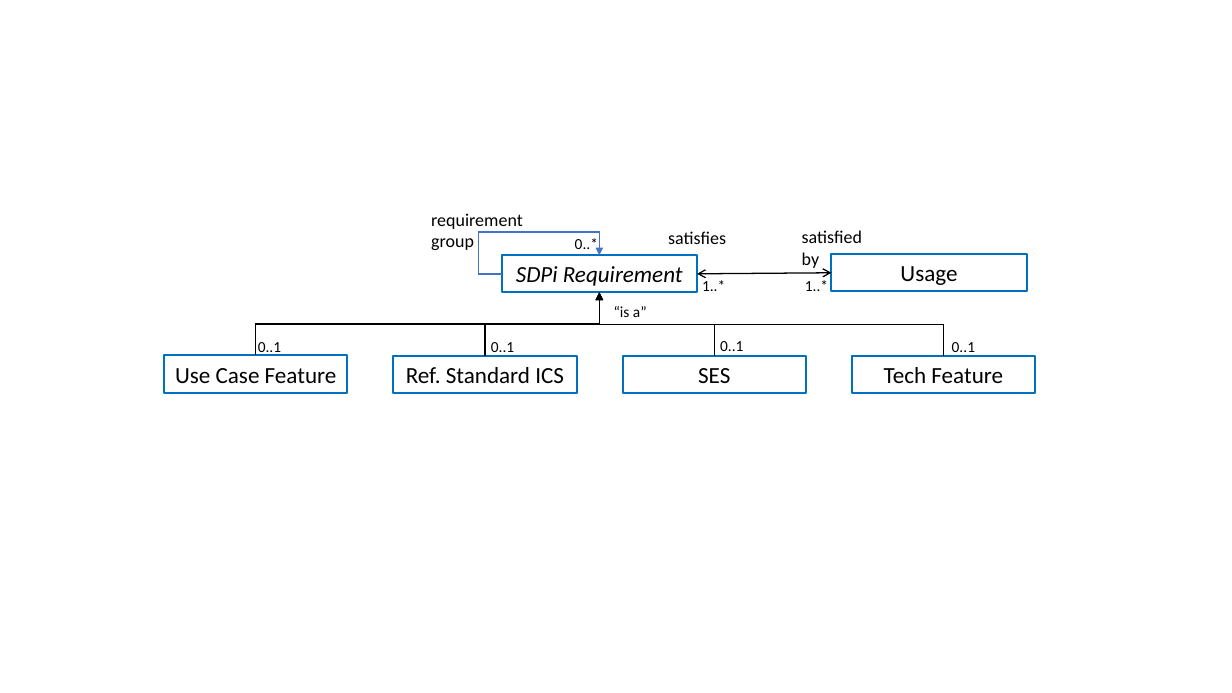
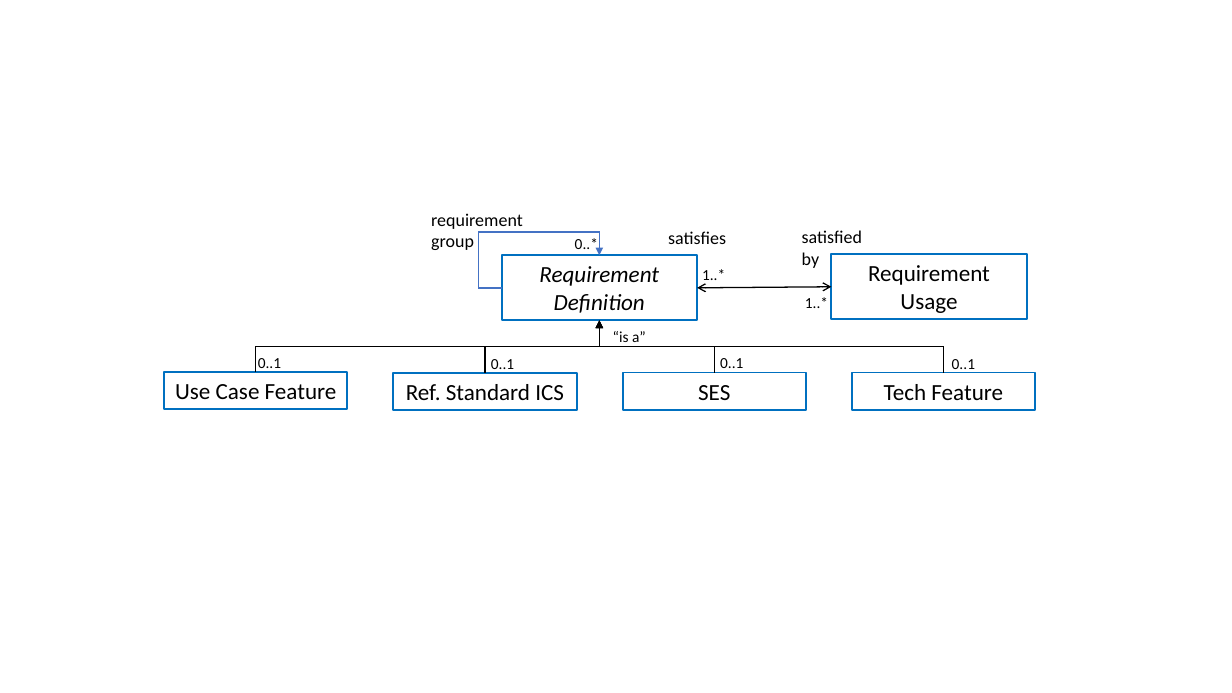
Before and after one commit to IHE/sdpi-fhir, a slide deck: slide 1 of SDPi_Supplement/sources/vol1-diagram-sdpi-req-types-model.pptx. Drawn at 1232x693 pixels with LibreOffice and Linux fonts; fonts in the diff are those of the drawing. Boxes give left, top, right and bottom in pixels: in the first picture for what was removed or moved away, otherwise in the second. Text is boxed around its words. In the diff, an @@ line names an element or a change of style, - is before the commit and + after.

Commit message:
Commits for End of Week
Updated SDPi Requirement Types model to better align with SysML 2.0 language.
Added content to TF-1 Appendix A in support of RI+MC discussion
More #TODO: normalization.

```diff
--- a/SDPi_Supplement/sources/vol1-diagram-sdpi-req-types-model.pptx
+++ b/SDPi_Supplement/sources/vol1-diagram-sdpi-req-types-model.pptx
@@ elbow arrow moved from (502, 274) - (600, 255) to (502, 288) - (600, 255) @@
@@ rectangle "Requirement Definition": place and size @@
-rectangle "Requirement Definition" at [502,255,698,292]
+rectangle "Requirement Definition" at [502,255,698,321]
@@ text in rectangle at [539,266,659,313]: text changed @@
-SDPi Requirement
+Requirement Definition
@@ text "1..*" rewrapped from [702,280,725,291] to [702,269,725,285] @@
@@ rectangle "Requirement Usage": place and size @@
-rectangle "Requirement Usage" at [832,254,1028,291]
+rectangle "Requirement Usage" at [832,254,1028,320]
@@ text in rectangle at [868,265,990,313]: text changed @@
-Usage
+Requirement Usage
@@ 5 texts, 4 rectangles, 1 double arrow: place and size @@
-5 texts, 4 rectangles, 1 double arrow at [165,273,1035,394]
+5 texts, 4 rectangles, 1 double arrow at [165,287,1035,409]
@@ elbow arrow moved from (600, 293) - (256, 356) to (600, 321) - (256, 372) @@
@@ elbow arrow moved from (600, 293) - (485, 357) to (600, 321) - (485, 372) @@
@@ text "“is a”" rewrapped from [614,306,647,317] to [613,331,646,347] @@
@@ elbow arrow moved from (600, 293) - (944, 356) to (600, 321) - (944, 372) @@
@@ elbow arrow moved from (600, 293) - (714, 356) to (600, 321) - (714, 372) @@
```
Also in this commit, not shown: 3 other files.
